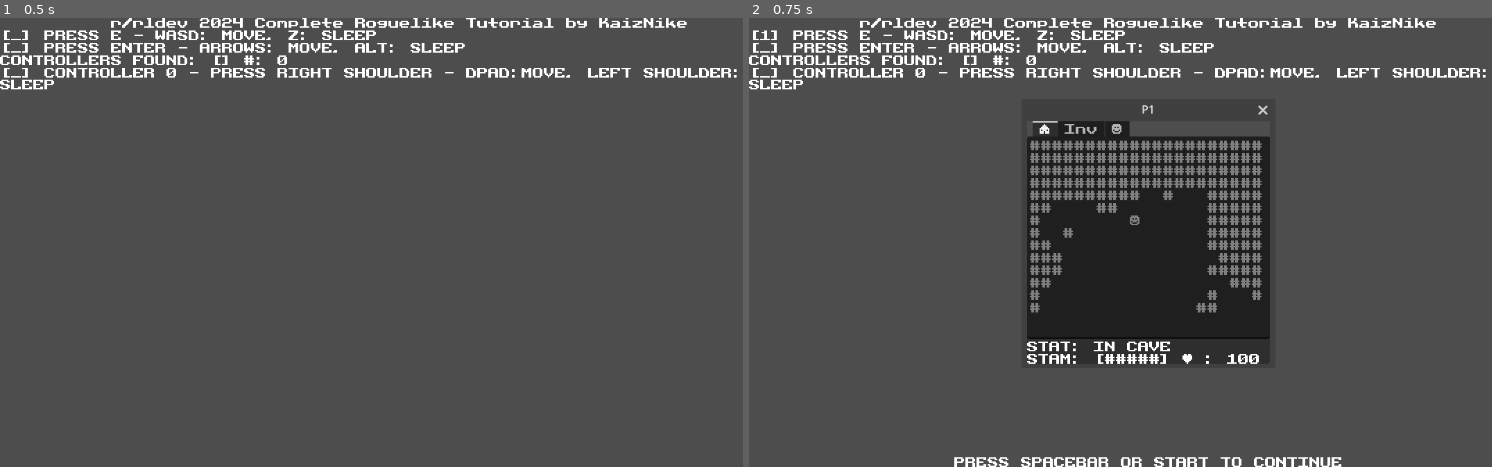
Above: before the commit, frames 1-2 (left to right).
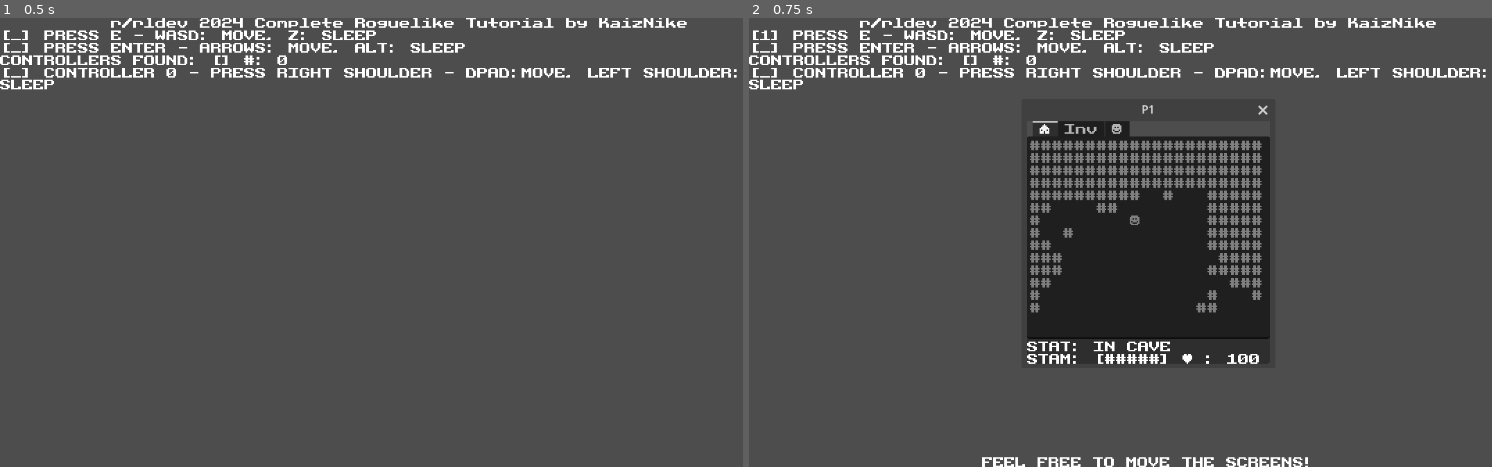
Above: after the commit, the same moments.

Repository: KaizNike/rlreddit-roguelike-tutorial-project-by-KN
Game: Godot game, scene res://src/game.tscn
Two runs of this game, one before a commit and one after it. Both use one fixed random seed, a clock stepped at 60 frames per second and the inputs below.
Inputs:
- Up to frame 1 (0.5 s): no input
- Up to frame 2 (0.75 s): tap E (k1_interact) at 0.5 s; hold Space (start) from 0.53 s (still down)

Frame 1 is identical in both runs. In frame 2, 0.7% of the frame differs, in the area x 27-80%, y 97-100%.

Commit message:
Update game.gd
Prevent Game Starting Twice

Diff:
--- a/Multiplayer RL - RLReddit Project/src/game.gd
+++ b/Multiplayer RL - RLReddit Project/src/game.gd
@@ -2,6 +2,7 @@
 
 var players = 0
 var ready_to_play = false
+var started = false
 
 @export var player = PackedScene.new()
 # Called when the node enters the scene tree for the first time.
@@ -30,8 +31,10 @@
 	if players > 0:
 		$GameUI/VBoxContainer/Continue.visible = true
 		ready_to_play = true
-	if ready_to_play and event.is_action_pressed("start"):
+	if ready_to_play and not started and event.is_action_pressed("start"):
 		start()
+		started = true
+		$GameUI/VBoxContainer/Continue.text = "FEEL FREE TO MOVE THE SCREENS!"
 
 
 func start():
